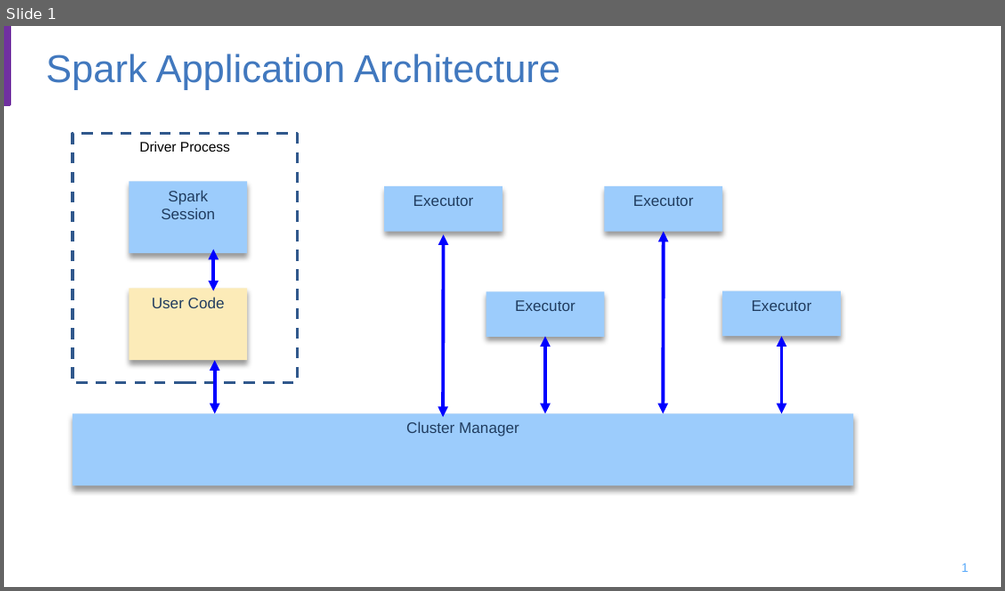
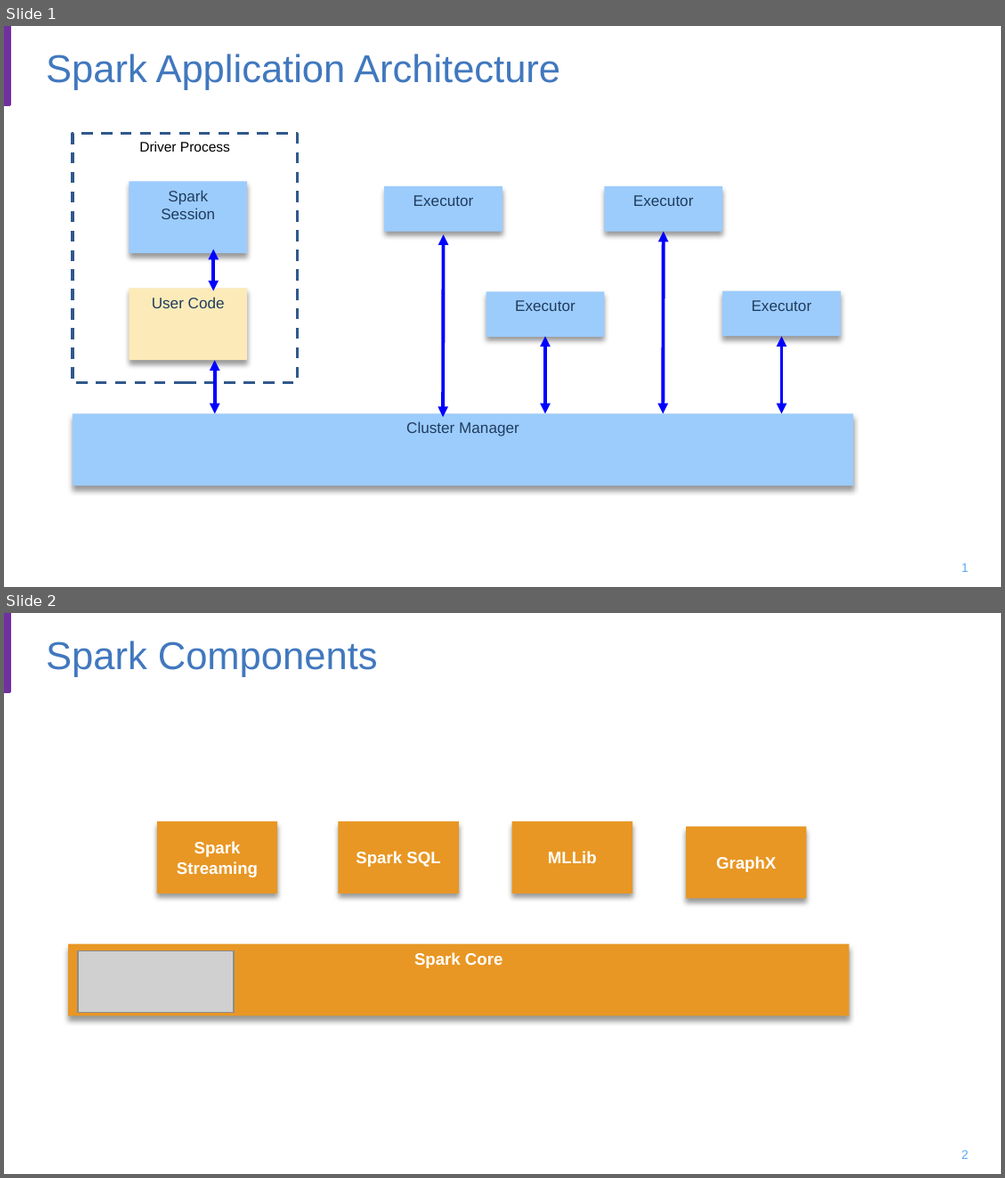
Before and after one commit to jbcodeforce/spark-studies, a slide deck: docs/spark-diagrams.pptx. Shown one above the other, each under a label of ours: slide 1 before the commit, slides 1 and 2 after it. The pictures are 1005x591 and 1005x1178 pixels, drawn with LibreOffice and Linux fonts; fonts in the diff are those of the drawing; grey boxes stand for pictures; background and template pictures are left out. Boxes give left, top, right and bottom in pixels: in the first picture for what was removed or moved away, otherwise in the second. Text is boxed around its words. In the diff, an @@ line names an element or a change of style, - is before the commit and + after.

```diff
--- a/docs/spark-diagrams.pptx
+++ b/docs/spark-diagrams.pptx
@@ slide 2 added at [4,613,1001,1174], background #FFFFFF; not listed: 1 template element that a slide beside it also shows @@
@@ title added at [46,641,378,677], 28 pt, text #4178BE @@
+Spark Components
@@ rectangle added at [156,821,277,893], fill #E89724, 12 pt, text #FFFFFF, bold @@
+Spark Streaming
@@ rectangle added at [338,821,459,893], fill #E89724, 12 pt, text #FFFFFF, bold @@
+Spark SQL
@@ rectangle added at [512,821,633,893], fill #E89724, 12 pt, text #FFFFFF, bold @@
+MLLib
@@ rectangle added at [686,827,807,898], fill #E89724, 12 pt, text #FFFFFF, bold @@
+GraphX
@@ rectangle added at [68,944,849,1015], fill #E89724, 12 pt, text #FFFFFF, bold @@
+Spark Core
@@ picture added at [78,951,234,1013] @@
@@ page number added at [962,1150,969,1159], 9 pt, text #5AAAFA @@
+2
```
Also in this commit, not shown: 15 other files.
